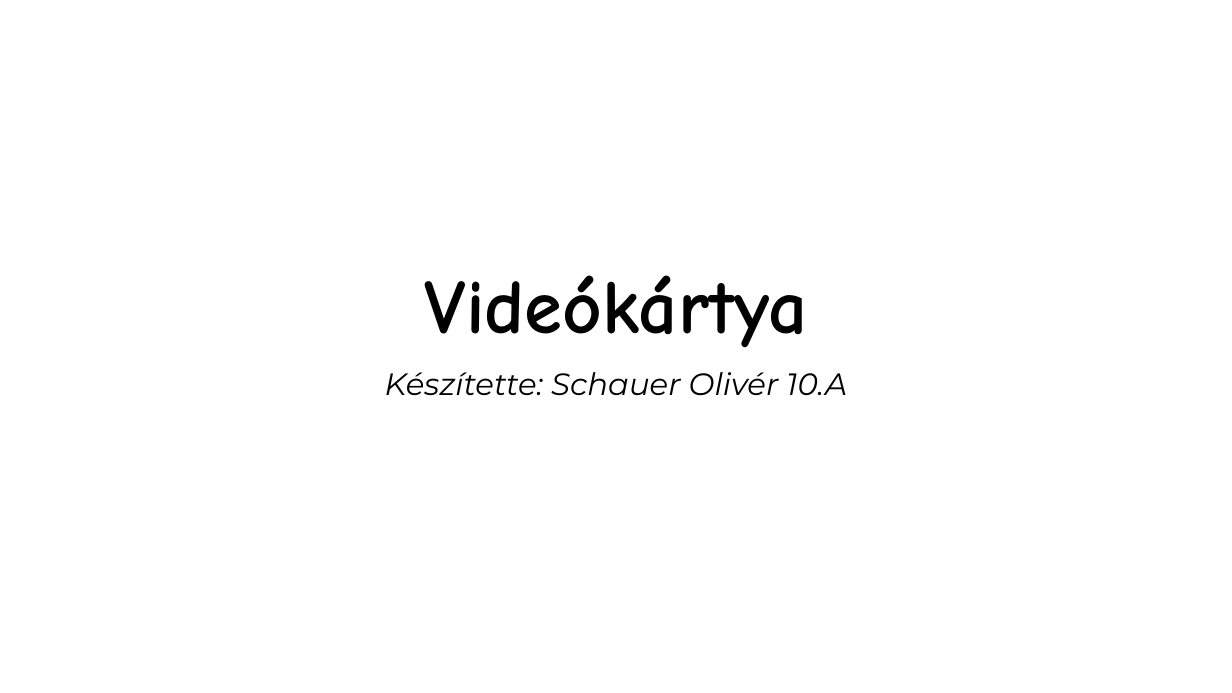
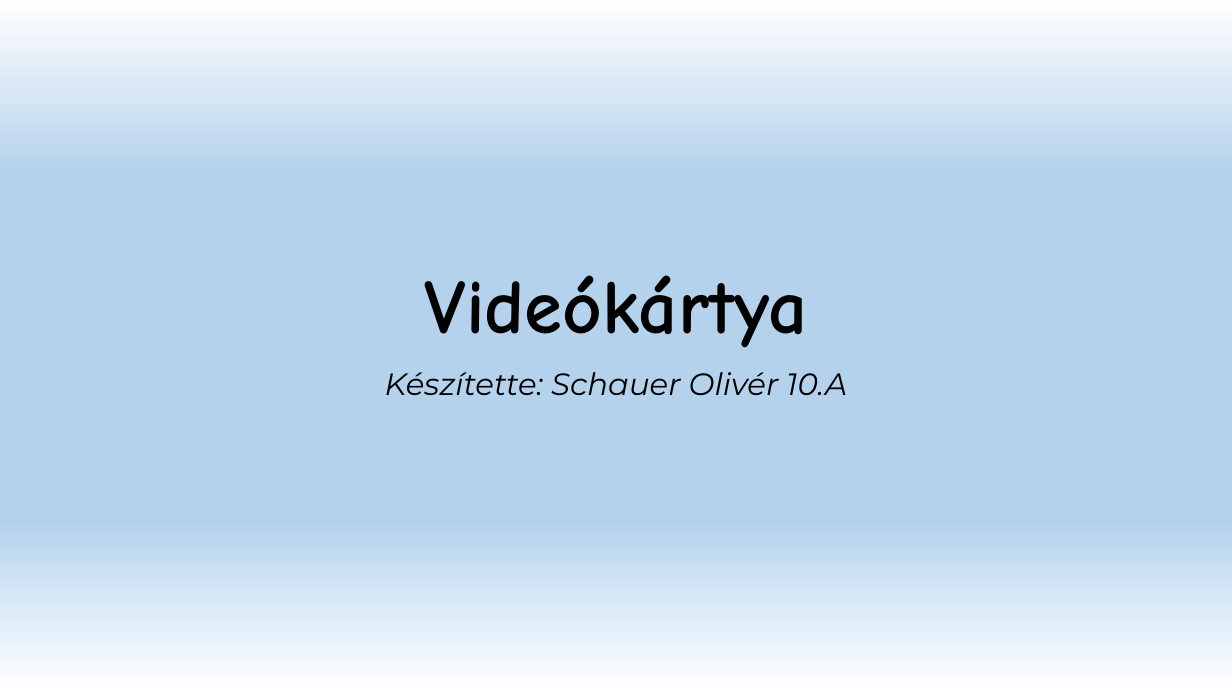
Before and after one commit to Sauher/SchauerRepo, a slide deck: slide 1 of Videókártya.pptx. Drawn at 1232x693 pixels with LibreOffice and Linux fonts; fonts in the diff are those of the drawing; background and template pictures are left out. Boxes give left, top, right and bottom in pixels: in the first picture for what was removed or moved away, otherwise in the second. Text is boxed around its words. In the diff, an @@ line names an element or a change of style, - is before the commit and + after.

```diff
--- a/Videókártya.pptx
+++ b/Videókártya.pptx
@@ background picture (left out) to gradient #FFFFFF to #B5D2EC @@
```
Also in this commit, not shown: 2 other slides changed, 5 slides added, 4 slides removed.
